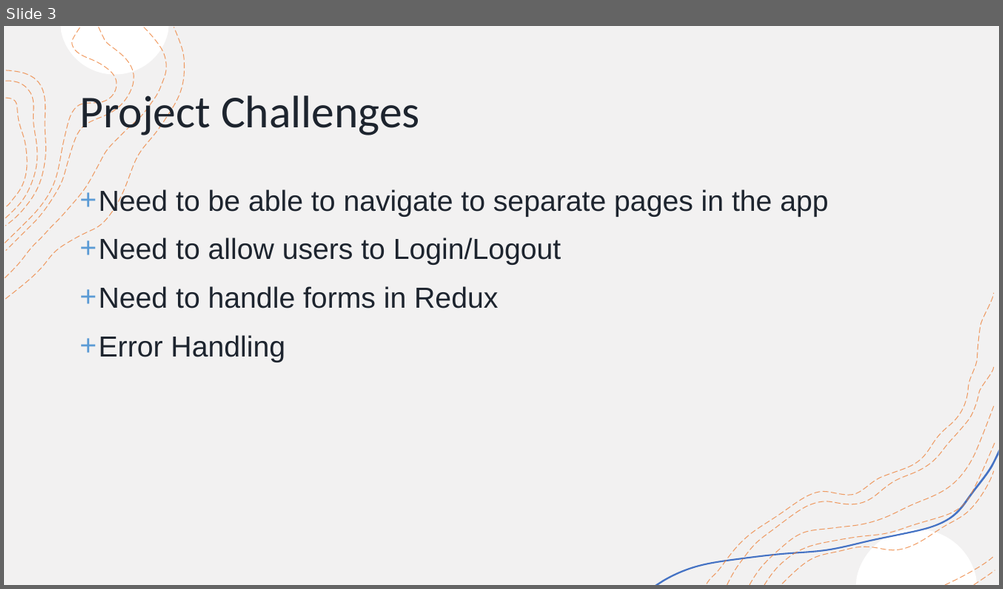
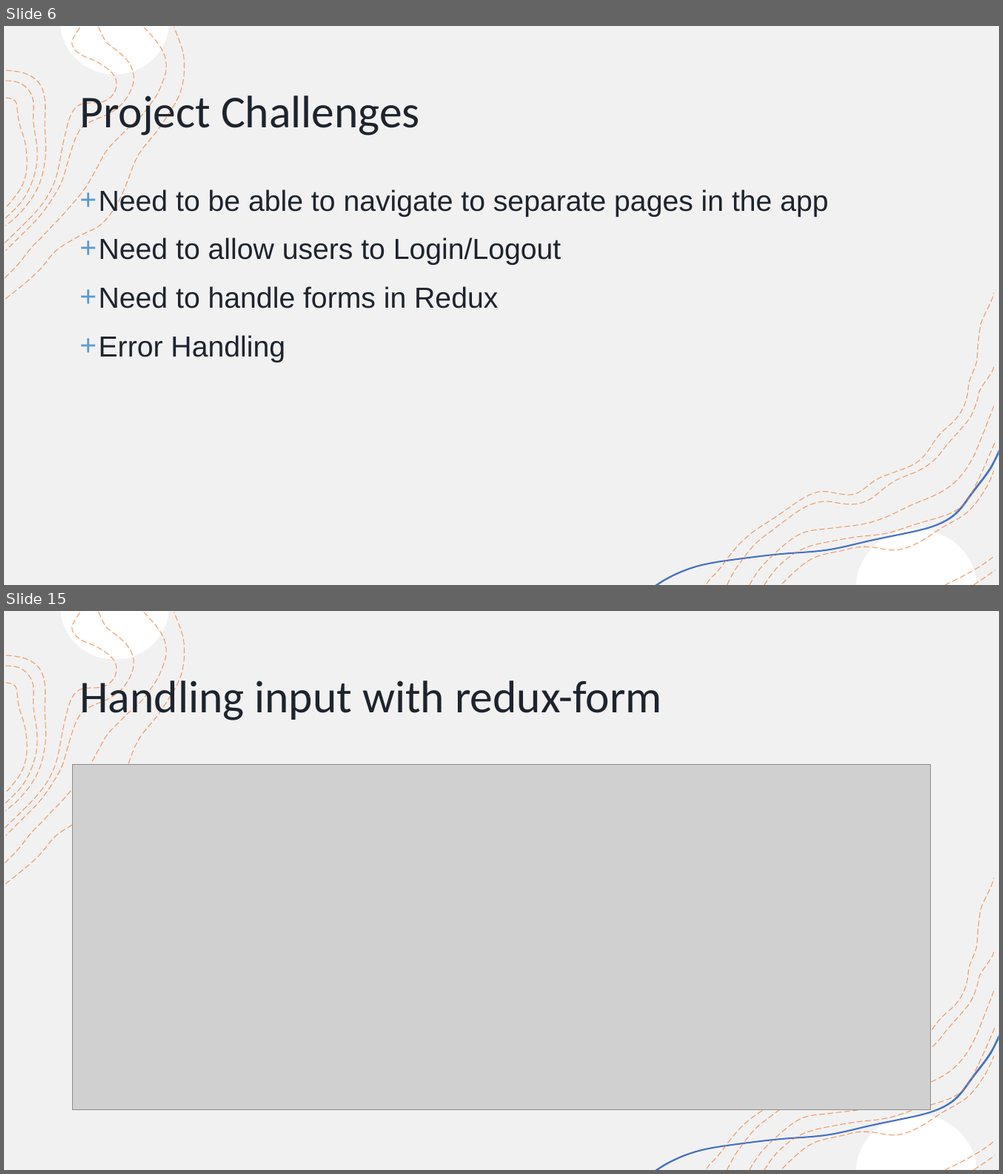
Before and after one commit to SudarshanSuryaprakash/ASM, a slide deck: ProjectPresentation.pptx. Shown one above the other, each under a label of ours: slide 3 before the commit, slides 6 and 15 after it; the slides between them are not shown. The pictures are 1003x589 and 1003x1174 pixels, drawn with LibreOffice and Linux fonts; fonts in the diff are those of the drawing; grey boxes stand for pictures. Boxes give left, top, right and bottom in pixels: in the first picture for what was removed or moved away, otherwise in the second. Text is boxed around its words. In the diff, an @@ line names an element or a change of style, - is before the commit and + after.

```diff
--- a/ProjectPresentation.pptx
+++ b/ProjectPresentation.pptx
@@ slide 15 added at (4, 611, 999, 1170), background #FFFFFF; not listed: 18 template elements that a slide beside it also shows @@
@@ title added at (79, 675, 662, 723), 44 pt, text #1D242E @@
+Handling input with redux-form
@@ picture added at (73, 765, 930, 1111) @@
@@ what was slide 3 is now slide 6 @@
```
Also in this commit, not shown: 1 slide changed, 12 other slides added, 1 slide removed, 4 other files.
